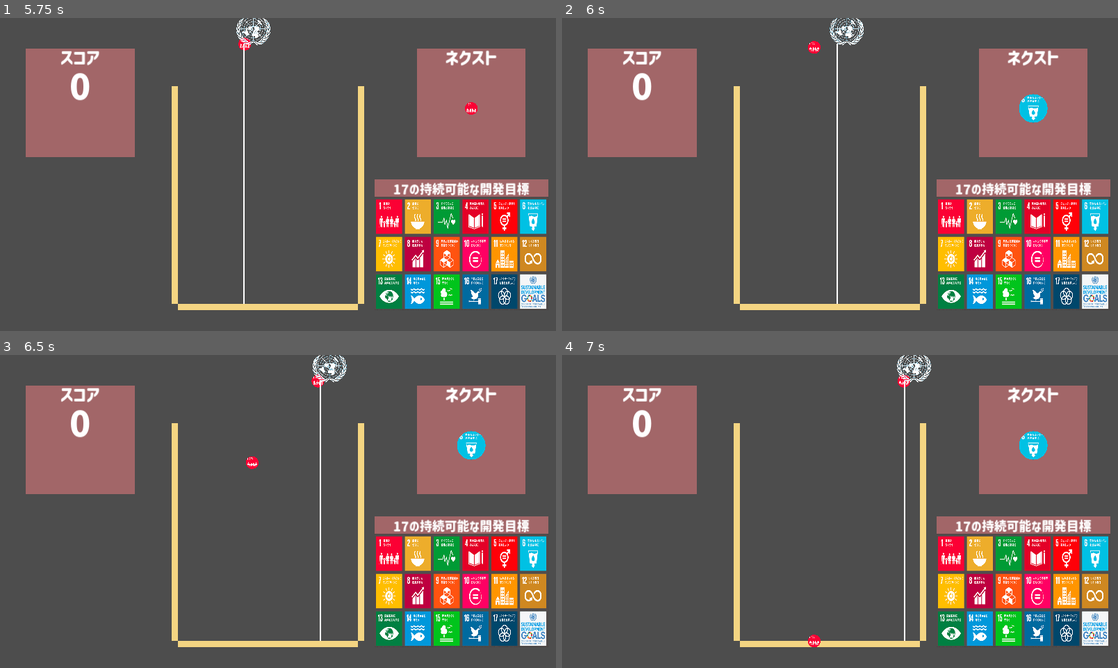
Above: before the commit, frames 1-4 (two rows, left to right).
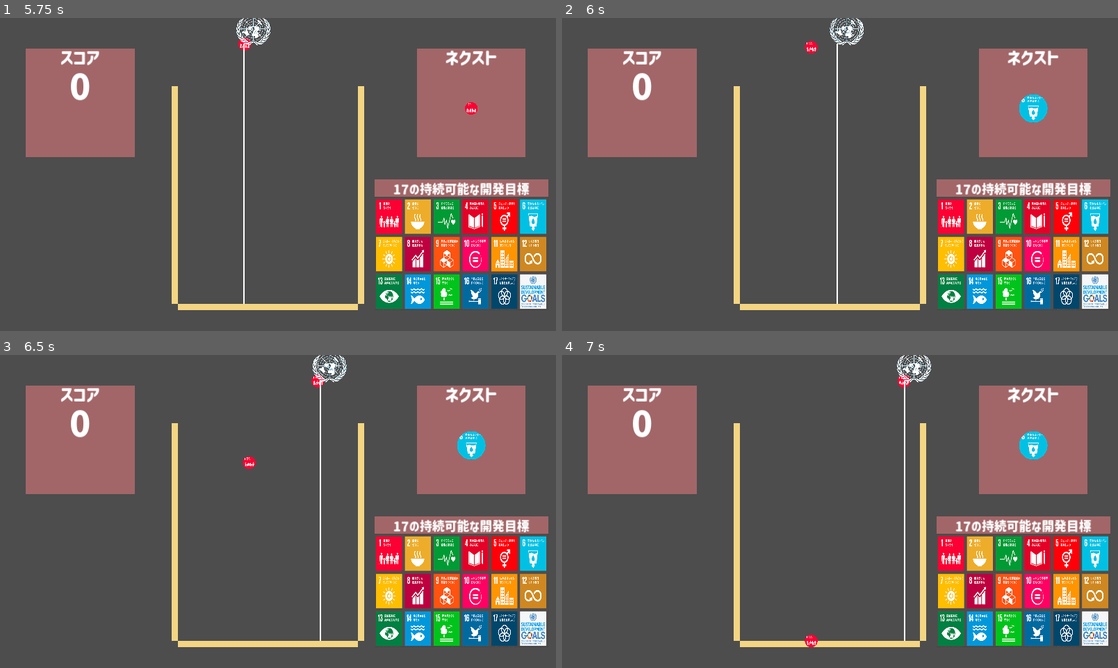
Above: after the commit, the same moments.

Repository: rikiaaaan/sustainable-development-game
Game: Godot game, scene res://play/play.tscn
Two runs of this game, one before a commit and one after it. Both use one fixed random seed, a clock stepped at 60 frames per second and the inputs below. This scene is started directly instead of the project's main scene.
Inputs (mouse positions are in pixels of both pictures, inside the frame that each line leads up to):
- Up to frame 1 (5.75 s): tap Enter (pause) at 0.5 s; move the mouse to (400, 158) at 0.52 s; hold D (kokuren_move_right) 0.53-1.28 s; hold Space (release_sdg) 0.53-1.28 s; move the mouse to (166, 190) at 1.27 s; hold A (kokuren_move_left) 1.28-2.03 s; tap L at 1.35 s; move the mouse to (333, 105) at 2.02 s; hold J 2.03-2.78 s; hold D (kokuren_move_right) 2.03-3.53 s; right-click (333, 105) at 2.75 s; move the mouse to (250, 237) at 2.77 s; tap K at 2.85 s; move the mouse to (444, 221) at 3.52 s; hold I 3.53-4.28 s; hold A (kokuren_move_left) from 3.53 s (still down); right-click (444, 221) at 4.15 s; move the mouse to (111, 127) at 4.27 s; tap E at 4.35 s; right-click (111, 127) at 5 s; move the mouse to (305, 174) at 5.02 s; hold Q from 5.03 s (still down)
- Up to frame 2 (6 s): move the mouse to (756, 96) at 5.77 s; release A (kokuren_move_left) at 5.78 s; release Q at 5.78 s; hold D (kokuren_move_right) from 5.78 s (still down); tap Space (release_sdg) at 5.85 s
- Up to frame 3 (6.5 s): keep holding D (kokuren_move_right)
- Up to frame 4 (7 s): keep holding D (kokuren_move_right); move the mouse to (962, 495) at 6.52 s; hold L from 6.53 s (still down)

Frame 1 is identical in both runs. In frame 2, less than 0.1% of the frame differs, in the area x 43-47%, y 7-12%; in frame 3, less than 0.1%, in the area x 43-47%, y 32-37%; in frame 4, less than 0.1%.

Commit message:
play.gdにあった国連を動かすコードをkokuren.gd自身に移動する修正

Diff:
--- a/play/play.gd
+++ b/play/play.gd
@@ -60,9 +60,6 @@
 				pass
 			pass
 
-		if event.is_action_pressed("reset_kokuren_position"):
-			kokuren.progress_ratio = 0.5
-			pass
 		pass
 
 	return
@@ -176,9 +173,6 @@
 
 	if game_started && !game_finished:
 
-		var mouse_movement_x:float = Input.get_last_mouse_velocity().x
-		kokuren.progress_ratio += mouse_movement_x * 0.001 * delta
-
 		if current_sdg != null && release_cooldown < 0.25:
 			current_sdg.position = kokuren.position + Vector2(-23,30) + Vector2(0,20)
 			pass
--- a/shared/kokuren/kokuren.gd
+++ b/shared/kokuren/kokuren.gd
@@ -6,6 +6,15 @@
 func _ready() -> void:
 
 	progress_ratio = 0.5
+
+	return
+
+
+func _input(event:InputEvent) -> void:
+
+	if event.is_action_pressed("reset_kokuren_position"):
+		progress_ratio = 0.5
+		pass
 
 	return
 
@@ -24,9 +33,12 @@
 	return
 
 
-func _physics_process(_delta:float) -> void:
+func _physics_process(delta:float) -> void:
 
 	if moveable:
+		var mouse_movement_x:float = Input.get_last_mouse_velocity().x
+		progress_ratio += mouse_movement_x * 0.001 * delta
+
 		progress_ratio += speed * (int(Input.is_action_pressed("kokuren_move_right")) - int(Input.is_action_pressed("kokuren_move_left"))) * 0.01
 		set_raycast_line()
 		pass
